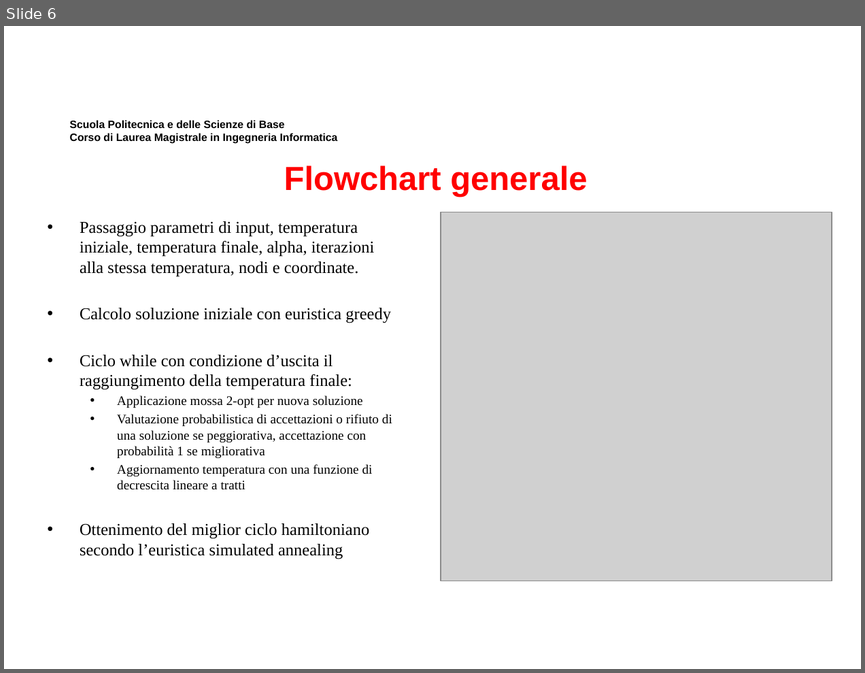
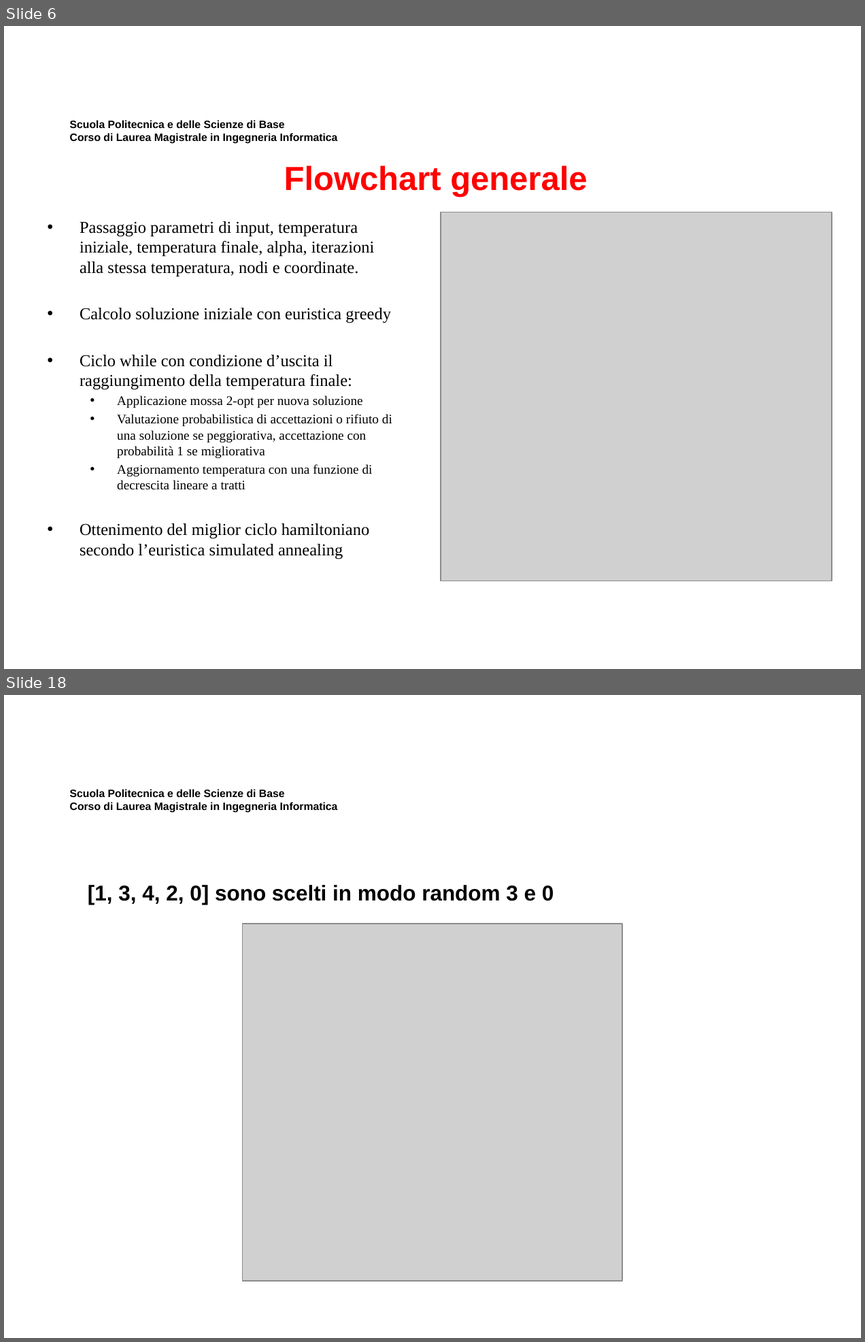
Before and after one commit to MicheleMaresca98/TSP-SimulatedAnnealing, a slide deck: Presentazione Elaborato Ricerca Operativa.pptx. Shown one above the other, each under a label of ours: slide 6 before the commit, slides 6 and 18 after it; the slides between them are not shown. The pictures are 865x673 and 865x1342 pixels, drawn with LibreOffice and Linux fonts; fonts in the diff are those of the drawing; grey boxes stand for pictures; background and template pictures are left out. Boxes give left, top, right and bottom in pixels: in the first picture for what was removed or moved away, otherwise in the second. Text is boxed around its words. In the diff, an @@ line names an element or a change of style, - is before the commit and + after.

Commit message:
Update2 slide

```diff
--- a/Presentazione Elaborato Ricerca Operativa.pptx
+++ b/Presentazione Elaborato Ricerca Operativa.pptx
@@ slide 18 added at (4,695,861,1338), background #FFFFFF; not listed: 1 template element that a slide beside it also shows @@
@@ text added at (88,885,554,904), 18 pt, text #000000, bold @@
+[1, 3, 4, 2, 0] sono scelti in modo random 3 e 0
@@ picture added at (242,923,621,1281) @@
```
Also in this commit, not shown: 19 other slides added.
